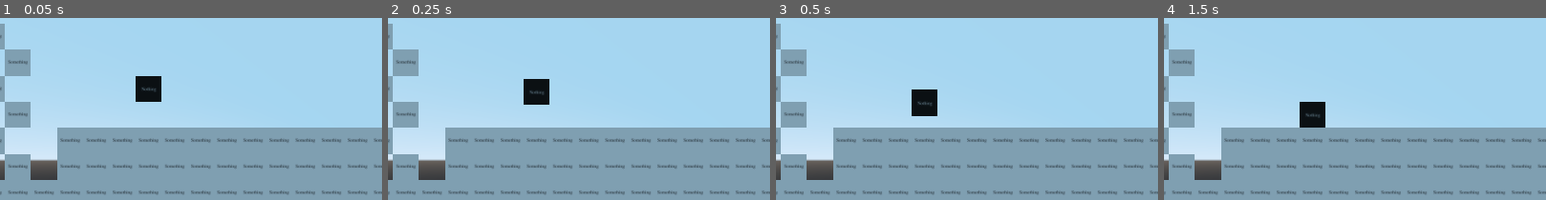
Above: before the commit, frames 1-4 (left to right).
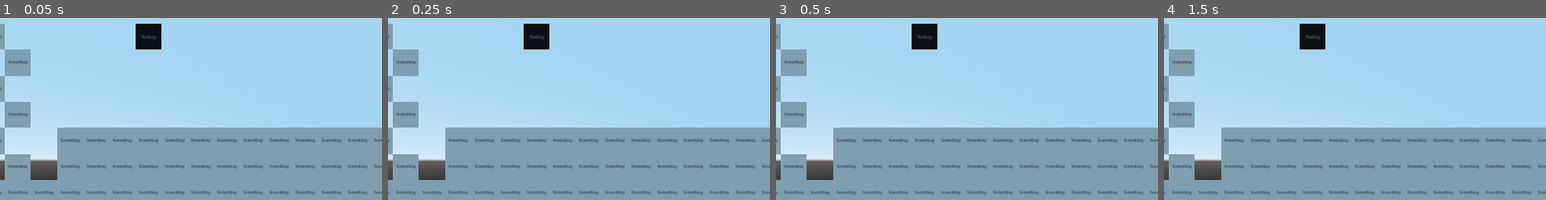
Above: after the commit, the same moments.

Repository: Black-Cat/ld45
Game: Godot game, scene res://scenes/Level.tscn
Two runs of this game, one before a commit and one after it. Both use one fixed random seed, a clock stepped at 60 frames per second and the inputs below.
Inputs (mouse positions are % of the whole screen's width and height, from its top left):
- Up to frame 1 (0.05 s): no input
- Up to frame 2 (0.25 s): no input
- Up to frame 3 (0.5 s): no input
- Up to frame 4 (1.5 s): move the mouse to (72, 33) at 0.52 s; click (72, 33) at 0.67 s; tap Enter at 1.25 s; move the mouse to (30, 45) at 1.27 s; click (30, 45) at 1.42 s
The pictures show only the part of the screen within x 0-50%, y 0-50%; the shares and areas given below are measured in that part.

The runs differ from the first frame. In frame 1, 1.9% of the frame differs, in the area x 35-43%, y 3-47%; in frame 2, 1.9%; in frame 3, 1.9%, in the area x 35-43%, y 3-54%; in frame 4, 1.9%.

Commit message:
Add force and stuf

Diff:
--- a/scenes/Dictionary.tscn
+++ b/scenes/Dictionary.tscn
@@ -1,6 +1,6 @@
-[gd_scene load_steps=5 format=2]
+[gd_scene load_steps=4 format=2]
 
-[ext_resource path="res://scenes/Cube.tscn" type="PackedScene" id=1]
+[ext_resource path="res://scenes/Something.tscn" type="PackedScene" id=1]
 [ext_resource path="res://scripts/StartPoint.gd" type="Script" id=2]
 
 [sub_resource type="GDScript" id=1]
@@ -8,18 +8,10 @@
 
 export (float) var grid_size = 2.0"
 
-[sub_resource type="BoxShape" id=2]
-
 [node name="Dictionary" type="Node"]
 script = SubResource( 1 )
 
-[node name="Something" type="StaticBody" parent="."]
-transform = Transform( 1, 0, 0, 0, 1, 0, 0, 0, 1, 0, 0, 4.77099 )
-
-[node name="Cube Root" parent="Something" instance=ExtResource( 1 )]
-
-[node name="CollisionShape" type="CollisionShape" parent="Something"]
-shape = SubResource( 2 )
+[node name="Something" parent="." instance=ExtResource( 1 )]
 
 [node name="Start_Point" type="Spatial" parent="."]
 script = ExtResource( 2 )
--- /dev/null
+++ b/scenes/ForceLine.tscn
@@ -0,0 +1,7 @@
+[gd_scene format=2]
+
+[node name="ForceLine" type="Line2D"]
+points = PoolVector2Array( 0, 0, 100, 0 )
+texture_mode = 3080292
+begin_cap_mode = 1
+end_cap_mode = 1
--- a/scenes/Level.tscn
+++ b/scenes/Level.tscn
@@ -8,6 +8,6 @@
 [node name="Map" type="Node" parent="."]
 
 [node name="Camera" type="Camera" parent="."]
-transform = Transform( 1, 0, 0, 0, 1, 0, 0, 0, 1, 33.8702, 8.52972, 11.1474 )
+transform = Transform( 1, 0, 0, 0, 1, 0, 0, 0, 1, 33.8702, 8.52972, 11.2241 )
 projection = 1
 size = 34.218
--- a/scenes/Nothing.tscn
+++ b/scenes/Nothing.tscn
@@ -1,7 +1,8 @@
-[gd_scene load_steps=6 format=2]
+[gd_scene load_steps=7 format=2]
 
-[ext_resource path="res://models/Material.material" type="Material" id=1]
-[ext_resource path="res://textures/nothing.png" type="Texture" id=2]
+[ext_resource path="res://scripts/Nothing.gd" type="Script" id=1]
+[ext_resource path="res://models/Material.material" type="Material" id=2]
+[ext_resource path="res://textures/nothing.png" type="Texture" id=3]
 
 [sub_resource type="ArrayMesh" id=1]
 resource_name = "Cube"
@@ -20,12 +21,16 @@
 }
 
 [sub_resource type="SpatialMaterial" id=2]
-albedo_texture = ExtResource( 2 )
+albedo_texture = ExtResource( 3 )
 
 [sub_resource type="BoxShape" id=3]
 
 [node name="Nothing" type="RigidBody"]
+mode = 1
 continuous_cd = true
+contacts_reported = 1
+contact_monitor = true
+script = ExtResource( 1 )
 
 [node name="Cube" type="MeshInstance" parent="."]
 transform = Transform( 1, 0, 0, 0, -4.37114e-08, 1, 0, -1, -4.37114e-08, 0, 0, 0 )
--- a/scenes/Something.tscn
+++ b/scenes/Something.tscn
@@ -1,3 +1,13 @@
-[gd_scene format=2]
+[gd_scene load_steps=3 format=2]
 
-[node name="Spatial" type="Spatial"]
+[ext_resource path="res://scenes/Cube.tscn" type="PackedScene" id=1]
+
+[sub_resource type="BoxShape" id=2]
+
+[node name="Something" type="StaticBody"]
+transform = Transform( 1, 0, 0, 0, 1, 0, 0, 0, 1, 0, 0, 4.77099 )
+
+[node name="Cube Root" type="Spatial" parent="." instance=ExtResource( 1 )]
+
+[node name="CollisionShape" type="CollisionShape" parent="."]
+shape = SubResource( 2 )
--- /dev/null
+++ b/scripts/Nothing.gd
@@ -0,0 +1,50 @@
+extends RigidBody
+
+var drawing_force = false
+
+onready var force_line_scene = preload('res://scenes/ForceLine.tscn')
+var force_line
+
+onready var something_scene = preload('res://scenes/Something.tscn')
+var something
+
+func _ready():
+	force_line = force_line_scene.instance()
+	add_child(force_line)
+	force_line.visible = false
+
+	something = something_scene.instance()
+
+	connect('body_entered', self, 'on_body_entered')
+
+func _process(delta):
+	if drawing_force:
+		var mouse_pos = get_viewport().get_mouse_position()
+		var pos = get_viewport().get_camera().unproject_position(get_transform().origin)
+		force_line.set_point_position(0, pos)
+		force_line.set_point_position(1, mouse_pos)
+
+		# Apply force
+		var dir = force_line.get_point_position(1) - force_line.get_point_position(0)
+		add_central_force(Vector3(dir.x, -dir.y, 0.0))
+
+func _input(event):
+	if event is InputEventMouseButton and event.button_index == BUTTON_LEFT:
+		if not event.pressed:
+			drawing_force = false
+			force_line.visible = false
+
+func _input_event(camera, event, click_position, click_normal, shape_idx):
+	if event is InputEventMouseButton and event.button_index == BUTTON_LEFT:
+		if mode != RigidBody.MODE_RIGID:
+			mode = RigidBody.MODE_RIGID
+		drawing_force = event.pressed
+		force_line.visible = drawing_force
+
+func on_body_entered(body):
+	if not body is StaticBody:
+		return
+
+	get_parent().add_child(something)
+	something.transform = transform
+	queue_free()
Not shown, changed: maps/map0.map
Not shown: 1 places in scenes/Nothing.tscn that only renumber resources
